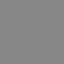
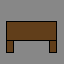
Comparing the layer stacks of the two w=64, h=64 images. Changes:
painted on "Layer 3" over [6, 21, 57, 53]
